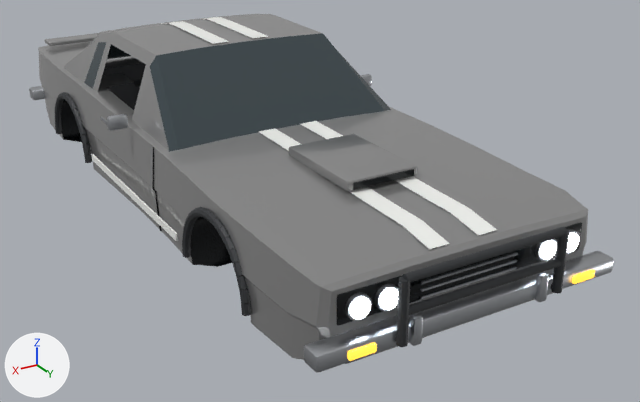
What one commit did to the glTF model assets-src/vehicles/coupe-muscle/chassis.glb.
Camera for both pictures: a 50 mm lens placed at (2.77, 5.6, 2.04), pointed at (-0.31, 0.46, -0.53). The axes (+X, +Y, +Z) are drawn at lower left. The lights are the same throughout. The first picture is the older version. Vertices at exactly the same position are counted once.

Objects in the first picture: 'chassis'.
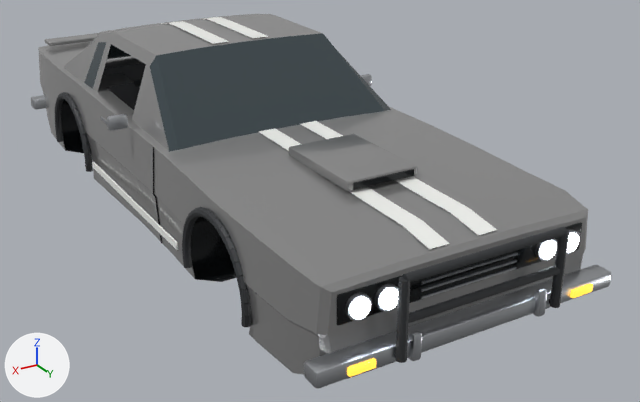
What differs and where, as boxes [x1, y1, x2, y2] in the pictures (640 x 402 px; the box of a moved part takes in the faces that stretch with it):
'chassis', reshaped
    before: [29, 14, 614, 372]
    after: [31, 14, 612, 388]
part 1 of me_chassis, added
    after: [56, 133, 64, 142]
part 2 of me_chassis, moved or reshaped
    before: [155, 191, 161, 231]
    after: [155, 197, 162, 243]
part 3 of me_chassis, moved or reshaped
    before: [409, 314, 423, 346]
    after: [408, 330, 422, 361]
part 4 of me_chassis, moved or reshaped
    before: [535, 273, 549, 302]
    after: [533, 288, 547, 317]
part 5 of me_chassis, moved or reshaped
    before: [92, 154, 178, 241]
    after: [92, 162, 178, 250]
part 6 of me_chassis, moved or reshaped
    before: [347, 342, 377, 361]
    after: [347, 358, 376, 377]
part 7 of me_chassis, moved or reshaped
    before: [572, 269, 595, 284]
    after: [570, 283, 593, 298]
part 8 of me_chassis, moved or reshaped
    before: [29, 49, 614, 372]
    after: [31, 49, 612, 387]

The edits, one by one:
me_chassis is used by ob_chassis; location (0.0, 0.0, 0.0).
me_chassis had 4132 vertices, 7704 faces and spanned x -1.07..1.07, y -2.6..2.65, z -0.56..0.58.
me_chassis now has 4293 vertices, 7994 faces and spans x -1.07..1.07, y -2.6..2.65, z -0.65..0.58.
me_chassis part 1: the loose piece of 16 vertices spanning x 0.93..0.99, y -1.75..-1.67, z -0.25..-0.15 is copied, and the copy is multiplied about its middle by the matrix ((-1.0, 0.0, 0.0), (0.0, -0.891, 0.454), (0.0, 0.454, 0.891)), then moved by (0.0, -0.07, -0.28); it spans x 0.93..0.99, y -1.81..-1.74, z -0.52..-0.44.
me_chassis part 2: the loose piece of 12 vertices spanning x 0.9..0.92, y 0.39..0.41, z -0.51..-0.22 is scaled about the mesh origin by (1, 1, 1.17).
me_chassis part 3: the loose piece of 56 vertices spanning x 0.39..0.45, y 2.57..2.62, z -0.36..-0.2 is moved by (0.0, 0.0, -0.09).
me_chassis part 4: the loose piece of 56 vertices spanning x -0.45..-0.39, y 2.57..2.62, z -0.36..-0.2 is moved by (0.0, 0.0, -0.09).
me_chassis part 5: the loose piece of 8 vertices spanning x 0.95..0.97, y -0.84..0.84, z -0.39..-0.34 is moved by (0.0, 0.0, -0.06).
me_chassis part 6: the loose piece of 56 vertices spanning x 0.66..0.82, y 2.58..2.62, z -0.32..-0.27 is moved by (0.0, 0.0, -0.09).
me_chassis part 7: the loose piece of 56 vertices spanning x -0.82..-0.66, y 2.58..2.62, z -0.32..-0.27 is moved by (0.0, 0.0, -0.09).
me_chassis part 8: 238 vertices moved from x -0.99..0.99, y -2.6..2.65, z -0.56..-0.1 to x -0.99..0.99, y -2.6..2.65, z -0.65..-0.14; 133 vertices removed from x -0.99..0.99, y -2.6..2.64, z -0.56..-0.12; 262 vertices added at x -0.99..0.99, y -2.6..2.64, z -0.65..-0.14.
Other edits to the shape of me_chassis do not show in these pictures.
